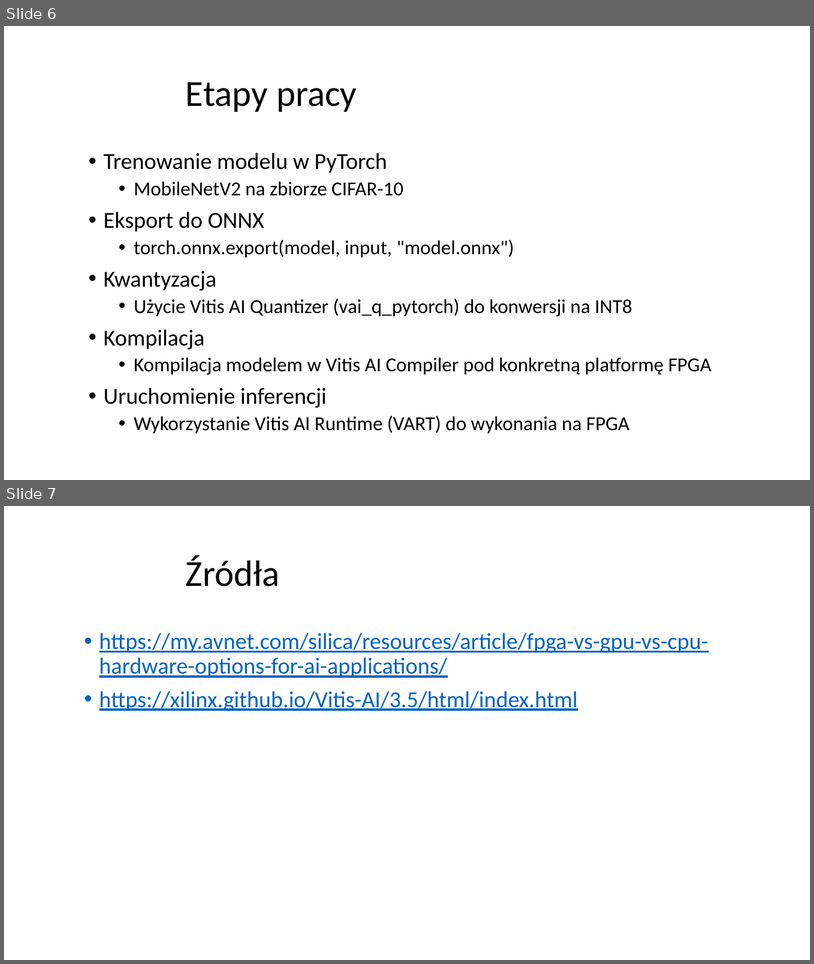
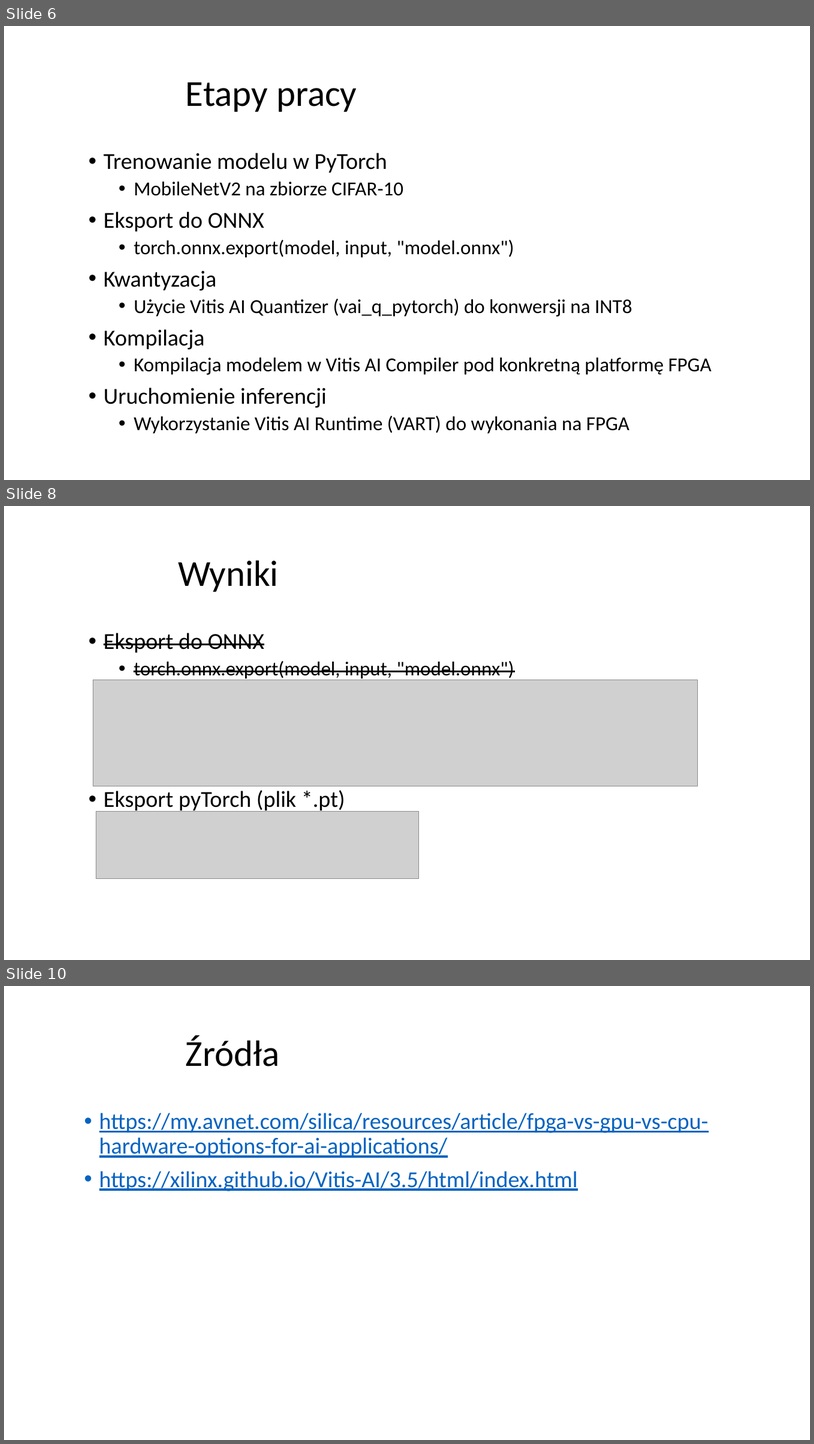
Before and after one commit to kakao16/ESL-Image-Classification-on-FPGA, a slide deck: ESL-Image-Classification-on-FPGA.pptx. Shown one above the other, each under a label of ours: slides 6 and 7 before the commit, slides 6, 8 and 10 after it; the slides between them are not shown. The pictures are 814x964 and 814x1444 pixels, drawn with LibreOffice and Linux fonts; fonts in the diff are those of the drawing; grey boxes stand for pictures; background and template pictures are left out. Boxes give left, top, right and bottom in pixels: in the first picture for what was removed or moved away, otherwise in the second. Text is boxed around its words. In the diff, an @@ line names an element or a change of style, - is before the commit and + after.

Commit message:
powerpoint update

```diff
--- a/ESL-Image-Classification-on-FPGA.pptx
+++ b/ESL-Image-Classification-on-FPGA.pptx
@@ slide 8 added at (4, 506, 810, 960), background picture (left out) @@
@@ title added at (178, 560, 279, 592), 48 pt, text #000000 @@
+Wyniki
@@ text added at (104, 633, 515, 813), 26 pt, text #000000, strikethrough @@
+• Eksport do ONNX
+  • torch.onnx.export(model, input, "model.onnx")
+• Eksport pyTorch (plik *.pt)
@@ picture added at (93, 679, 698, 786) @@
@@ picture added at (96, 811, 419, 878) @@
@@ what was slide 7 is now slide 10 @@
```
Also in this commit, not shown: 2 other slides added, 1 other file.
